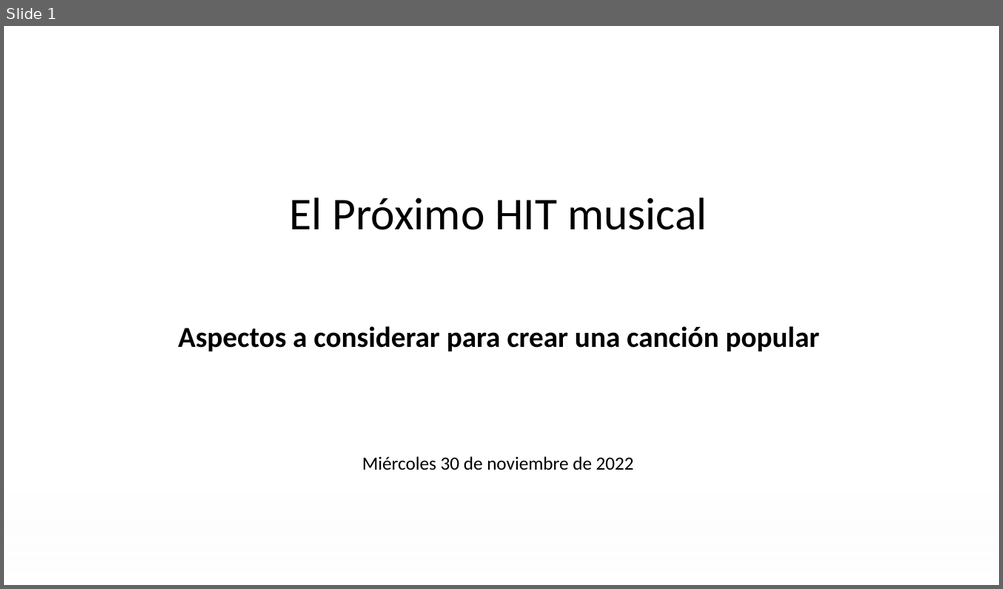
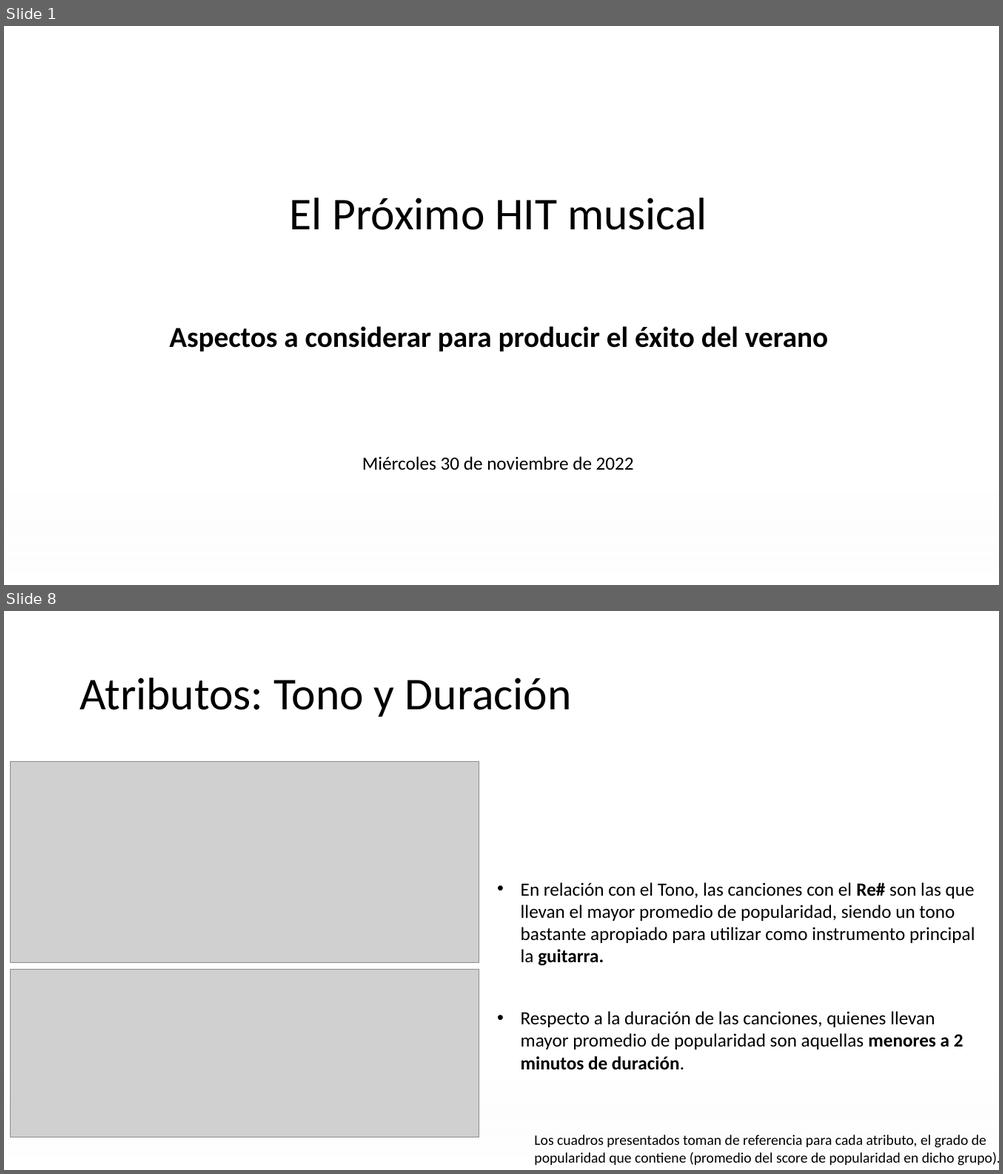
Before and after one commit to federicovalino/Summer_Song_BI, a slide deck: visualization/PresentaciónObligatorio.pptx. Shown one above the other, each under a label of ours: slide 1 before the commit, slides 1 and 8 after it; the slides between them are not shown. The pictures are 1003x589 and 1003x1174 pixels, drawn with LibreOffice and Linux fonts; fonts in the diff are those of the drawing; grey boxes stand for pictures; background and template pictures are left out. Boxes give left, top, right and bottom in pixels: in the first picture for what was removed or moved away, otherwise in the second. Text is boxed around its words. In the diff, an @@ line names an element or a change of style, - is before the commit and + after.

```diff
--- a/visualization/PresentaciónObligatorio.pptx
+++ b/visualization/PresentaciónObligatorio.pptx
@@ slide 8 added at <box>4,611,999,1170</box>, background picture (left out); not listed: 1 template element that a slide beside it also shows @@
@@ title added at <box>79,678,572,717</box>, 44 pt, text #000000 @@
+Atributos: Tono y Duración
@@ picture added at <box>11,762,479,963</box> @@
@@ text added at <box>521,883,974,1071</box>, 18 pt, text #000000 @@
+• En relación con el Tono, las canciones con el Re# son las que llevan el mayor promedio de popularidad, siendo un tono bastante apropiado para utilizar como instrumento principal la guitarra.
+• Respecto a la duración de las canciones, quienes llevan mayor promedio de popularidad son aquellas menores a 2 minutos de duración.
@@ picture added at <box>11,970,479,1138</box> @@
@@ text added at <box>534,1135,999,1166</box>, 14 pt, text #000000 @@
+Los cuadros presentados toman de referencia para cada atributo, el grado de popularidad que contiene (promedio del score de popularidad en dicho grupo).
@@ slide 1 changed as well @@
@@ text at <box>169,326,828,352</box>: text changed @@
-Aspectos a considerar para crear una canción popular
+Aspectos a considerar para producir el éxito del verano
```
Also in this commit, not shown: 8 other slides added, 17 slides removed.
